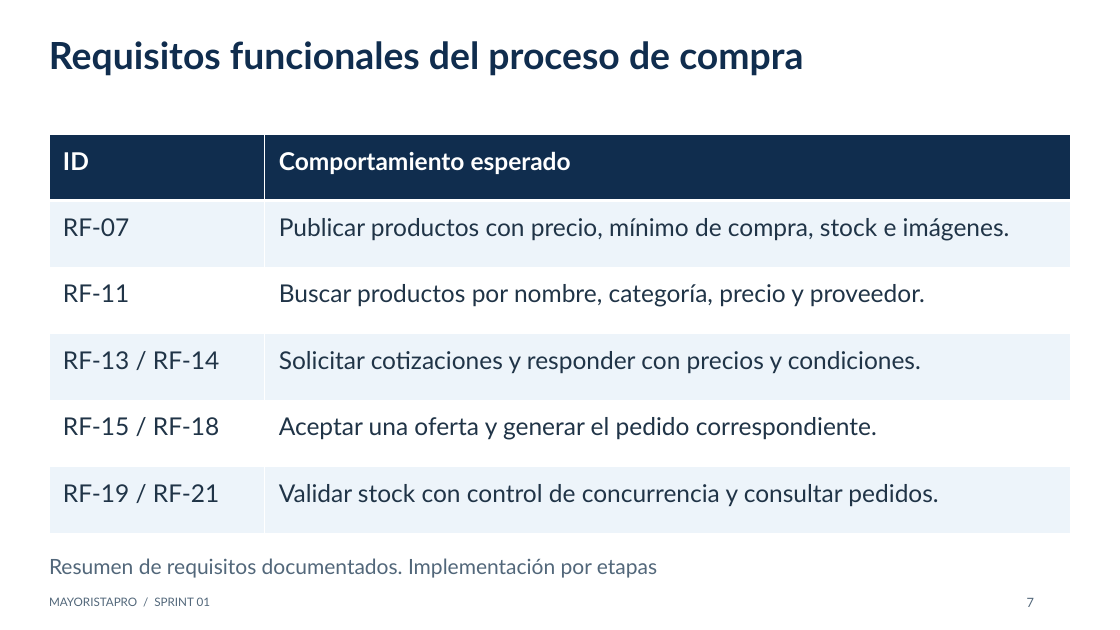
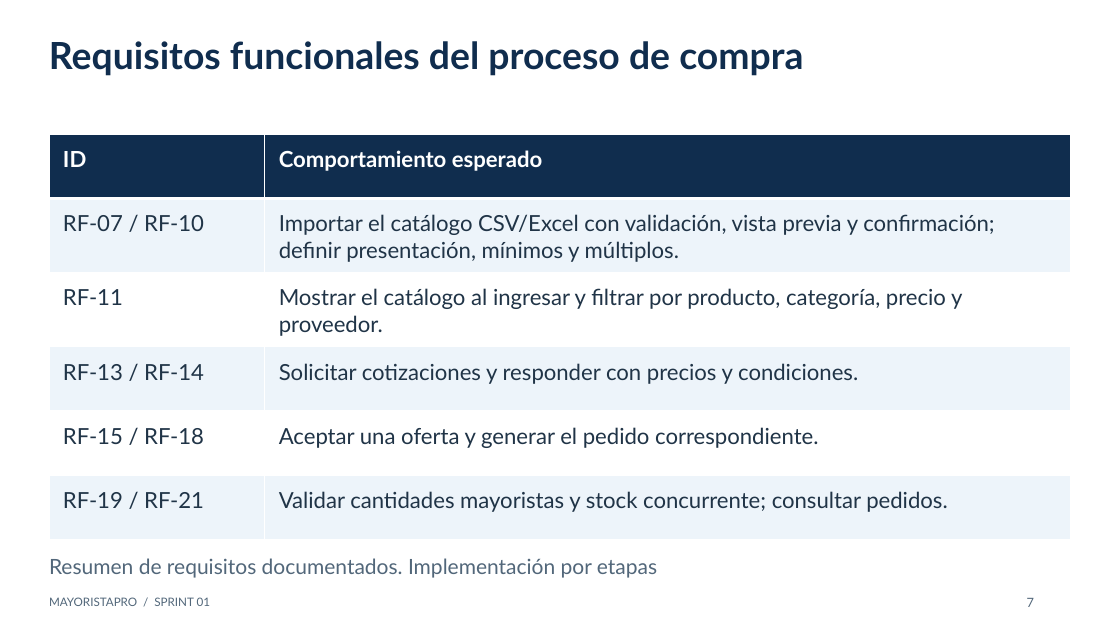
Before and after one commit to Yeltsin-MC/MayoristaPro-B2B-ArquitSoft, a slide deck: slide 7 of presentaciones/MayoristaPro-Sprint-01-tecnologias.pptx. Drawn at 1120x630 pixels with LibreOffice and Linux fonts; fonts in the diff are those of the drawing. Boxes give left, top, right and bottom in pixels: in the first picture for what was removed or moved away, otherwise in the second. Text is boxed around its words. In the diff, an @@ line names an element or a change of style, - is before the commit and + after.

```diff
--- a/presentaciones/MayoristaPro-Sprint-01-tecnologias.pptx
+++ b/presentaciones/MayoristaPro-Sprint-01-tecnologias.pptx
@@ table at (x1=49, y1=134, x2=1071, y2=519) @@
-row 2, column 1: RF-07
+row 2, column 1: RF-07 / RF-10
-row 2, column 2: Publicar productos con precio, mínimo de compra, stock e imágenes.
+row 2, column 2: Importar el catálogo CSV/Excel con validación, vista previa y confirmación; definir presentación, mínimos y múltiplos.
-row 3, column 2: Buscar productos por nombre, categoría, precio y proveedor.
+row 3, column 2: Mostrar el catálogo al ingresar y filtrar por producto, categoría, precio y proveedor.
-row 6, column 2: Validar stock con control de concurrencia y consultar pedidos.
+row 6, column 2: Validar cantidades mayoristas y stock concurrente; consultar pedidos.
@@ size 21 to 19 pt in "ID", "Comportamiento esperado", "RF-11", "RF-13 / RF-14" and 4 more places @@
```
Also in this commit, not shown: 13 other slides changed, 1 slide added, 15 other files.
